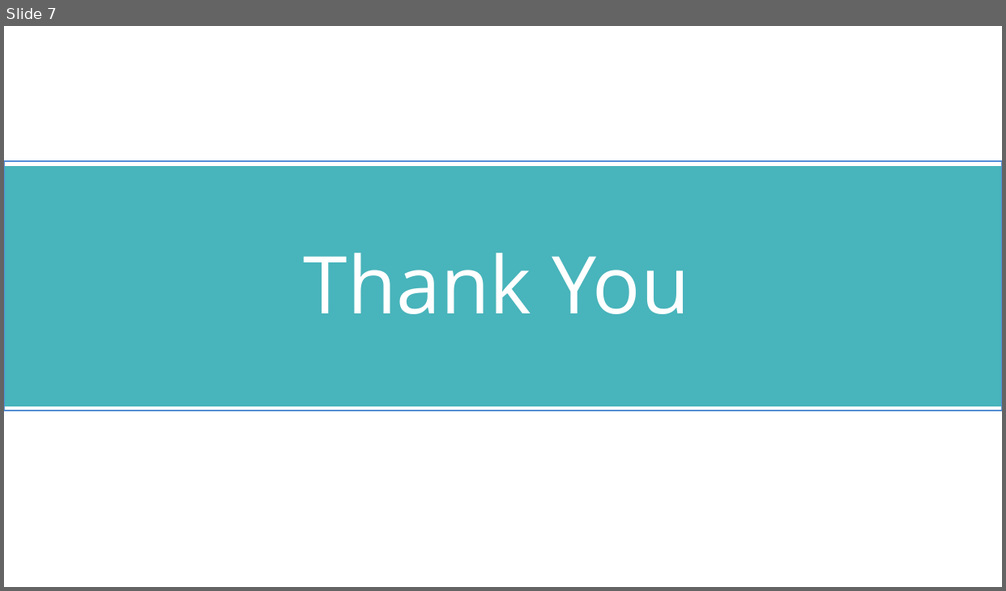
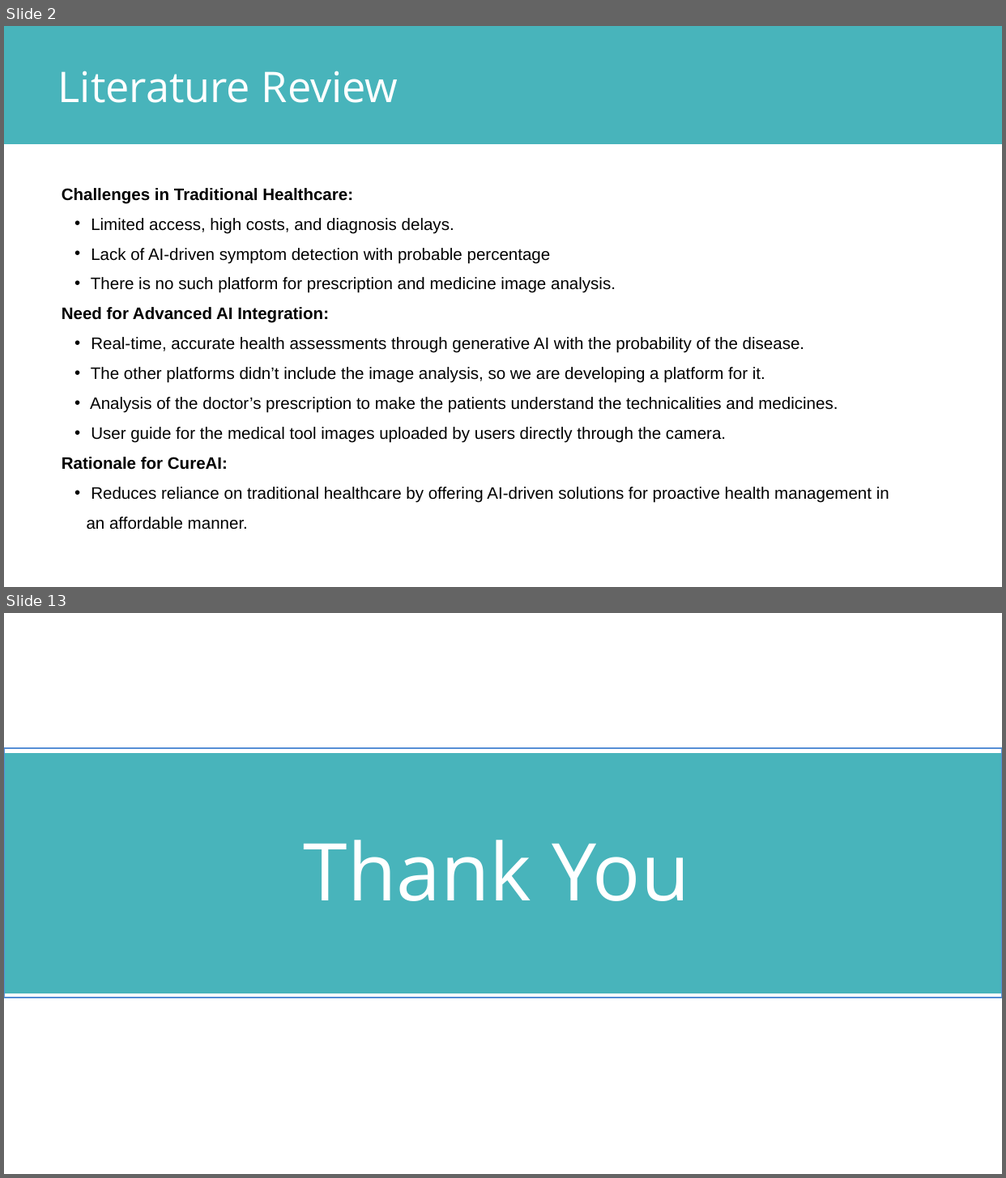
Before and after one commit to prashantzzz/cureAI, a slide deck: CUREAI.pptx. Shown one above the other, each under a label of ours: slide 7 before the commit, slides 2 and 13 after it; the slides between them are not shown. The pictures are 1006x591 and 1006x1178 pixels, drawn with LibreOffice and Linux fonts; fonts in the diff are those of the drawing. Boxes give left, top, right and bottom in pixels: in the first picture for what was removed or moved away, otherwise in the second. Text is boxed around its words. In the diff, an @@ line names an element or a change of style, - is before the commit and + after.

Commit message:
updated app link and added tool option on home page

```diff
--- a/CUREAI.pptx
+++ b/CUREAI.pptx
@@ slide 2 added at [4,26,1002,587], background #FFFFFF @@
@@ freeform shape added at [4,26,1002,145], fill #48B4BB @@
@@ text added at [58,71,398,103], 61 pt, text #FFFFFF @@
+Literature Review
@@ text added at [62,188,889,530], 24 pt, text #000000 @@
+Challenges in Traditional Healthcare:
+  • Limited access, high costs, and diagnosis delays.
+  • Lack of AI-driven symptom detection with probable percentage
+  • There is no such platform for prescription and medicine image analysis.
+Need for Advanced AI Integration:
+  • Real-time, accurate health assessments through generative AI with the probability of the disease.
+  • The other platforms didn’t include the image analysis, so we are developing a platform for it.
+  • Analysis of the doctor’s prescription to make the patients understand the technicalities and medicines.
+  • User guide for the medical tool images uploaded by users directly through the camera.
+Rationale for CureAI:
+  • Reduces reliance on traditional healthcare by offering AI-driven solutions for proactive health management in an affordable manner.
@@ what was slide 7 is now slide 13 @@
```
Also in this commit, not shown: 5 slides changed, 6 other slides added, 1 slide removed, 3 other files.
